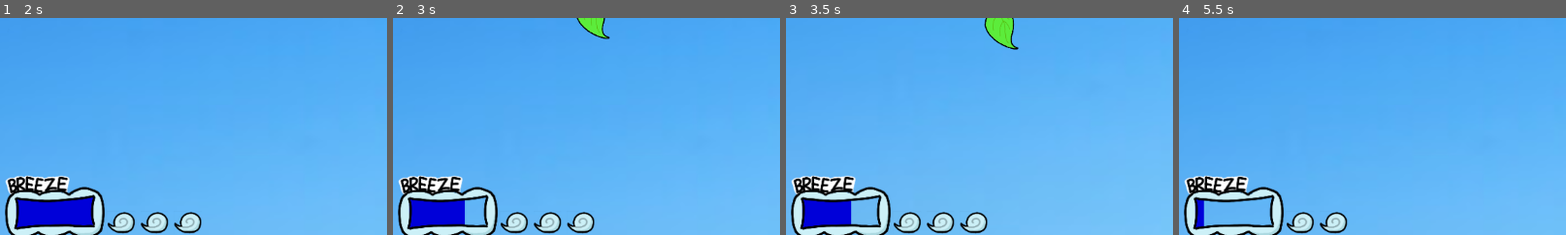
Above: before the commit, frames 1-4 (left to right).
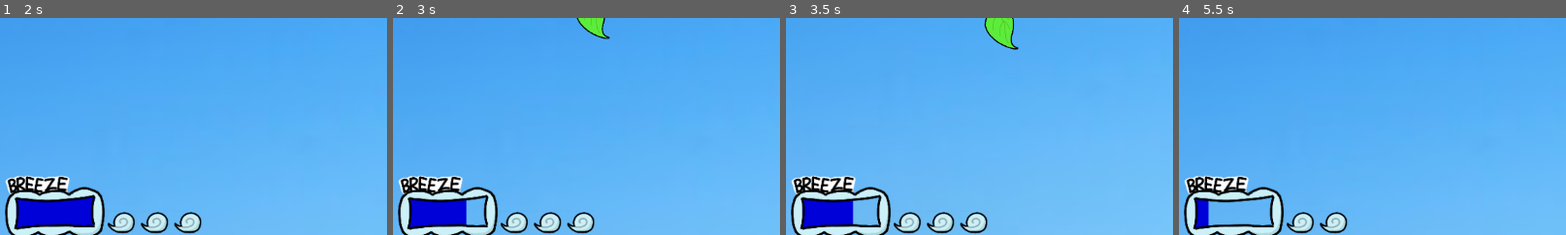
Above: after the commit, the same moments.

Repository: ewickland24/LeafGame
Game: Godot game, scene res://scenes/main_menu.tscn
Same seed, same stepped clock (60 frames per second), same inputs: the game is played once before the commit and once after it.
Inputs (mouse positions are % of the whole screen's width and height, from its top left):
- Up to frame 1 (2 s): click "start falling" at 0.5 s; click (16, 60) at 1.25 s
- Up to frame 2 (3 s): tap Enter (ui_accept) at 2, 2.27 s; move the mouse to (72, 45) at 2.02 s; hold Right (right) 2.03-2.75 s; hold Q (breeze) 2.03-2.75 s; click (72, 45) at 2.17 s; drag from (30, 55) to (45, 70) at 2.77 s
- Up to frame 3 (3.5 s): no input
- Up to frame 4 (5.5 s): move the mouse to (60, 28) at 3.52 s; hold Left (left) 3.53-4.25 s; hold Q (breeze) 3.53-4.25 s; right-click (60, 28) at 3.6 s; drag from (45, 70) to (20, 35) at 4.27 s; move the mouse to (80, 65) at 5.02 s; hold Right (right) from 5.03 s (still down); hold Q (breeze) from 5.03 s (still down); tap Enter (ui_accept) at 5.27 s
The pictures show only the part of the screen within x 0-50%, y 49-99%; the shares and areas given below are measured in that part.

Frame 1 is identical in both runs. In frame 2, less than 0.1% of the frame differs, in the area x 18-20%, y 83-96%; in frame 3, less than 0.1%; in frame 4, 0.2%, in the area x 6-8%, y 83-96%.

Commit message:
my variables are my variables
k k slider do the slide

Diff:
--- a/leaf-game/scripts/da_leaf_character.gd
+++ b/leaf-game/scripts/da_leaf_character.gd
@@ -66,7 +66,7 @@
 	if (Input.is_action_pressed("breeze") && totalBreeze > 0 && rotation != 0.0):
 		totalBreeze -= 0.1
 		breezeBox.scale.x = 10 * (totalBreeze/maxBreeze)
-		breezeBox.position.x -= 3.3
+		breezeBox.position.x -= 2.9 + enviornment * enviornment
 		velocity.x += 3 * cos(rotation)
 		velocity.y -= 10.0 * abs(sin(rotation))
 		loft -= 0.05
@@ -148,8 +148,8 @@
 		daDrafts[1].visible = false
 	elif(enviornment == 3):
 		draftNum = 0
-		totalBreeze = 5.0
-		maxBreeze = 5.0
+		totalBreeze = 7.0
+		maxBreeze = 7.0
 		gravityTax = 2
 		Y_MAX_SPEED = 800
 		X_MAX_SPEED = 1200
